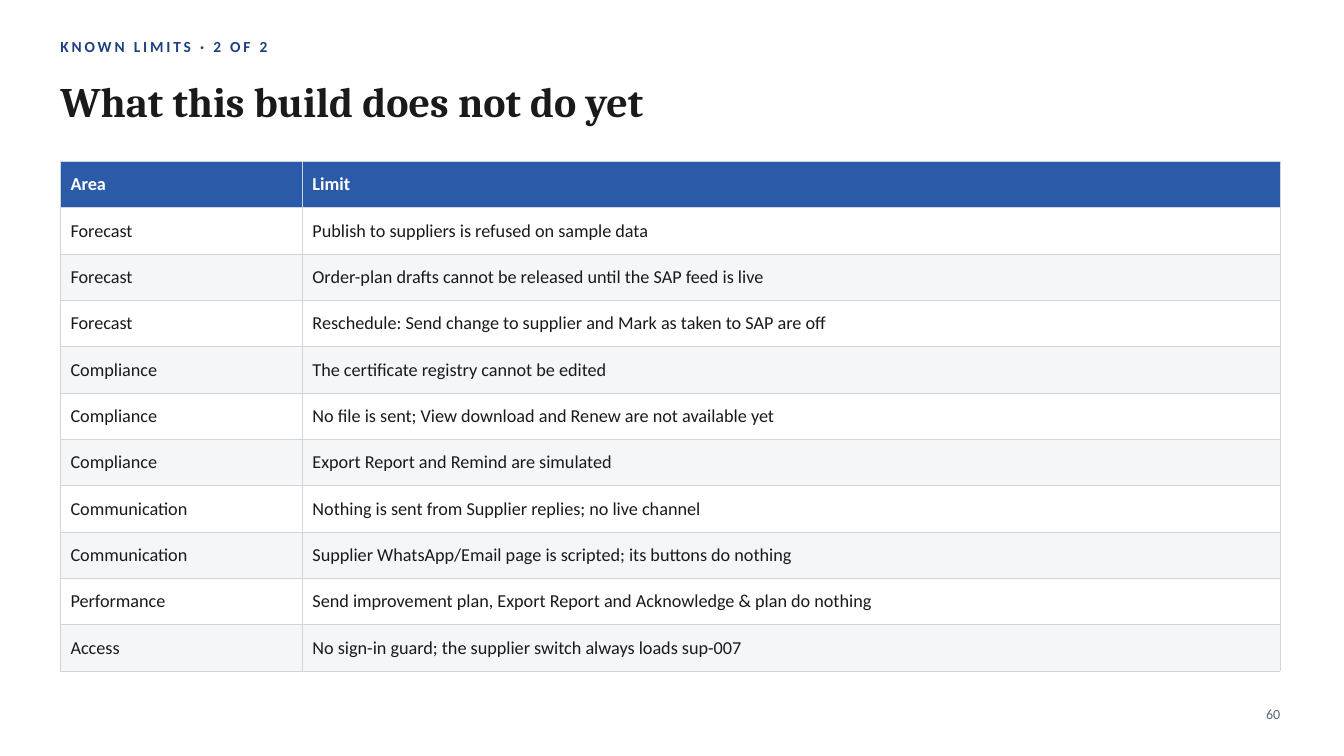
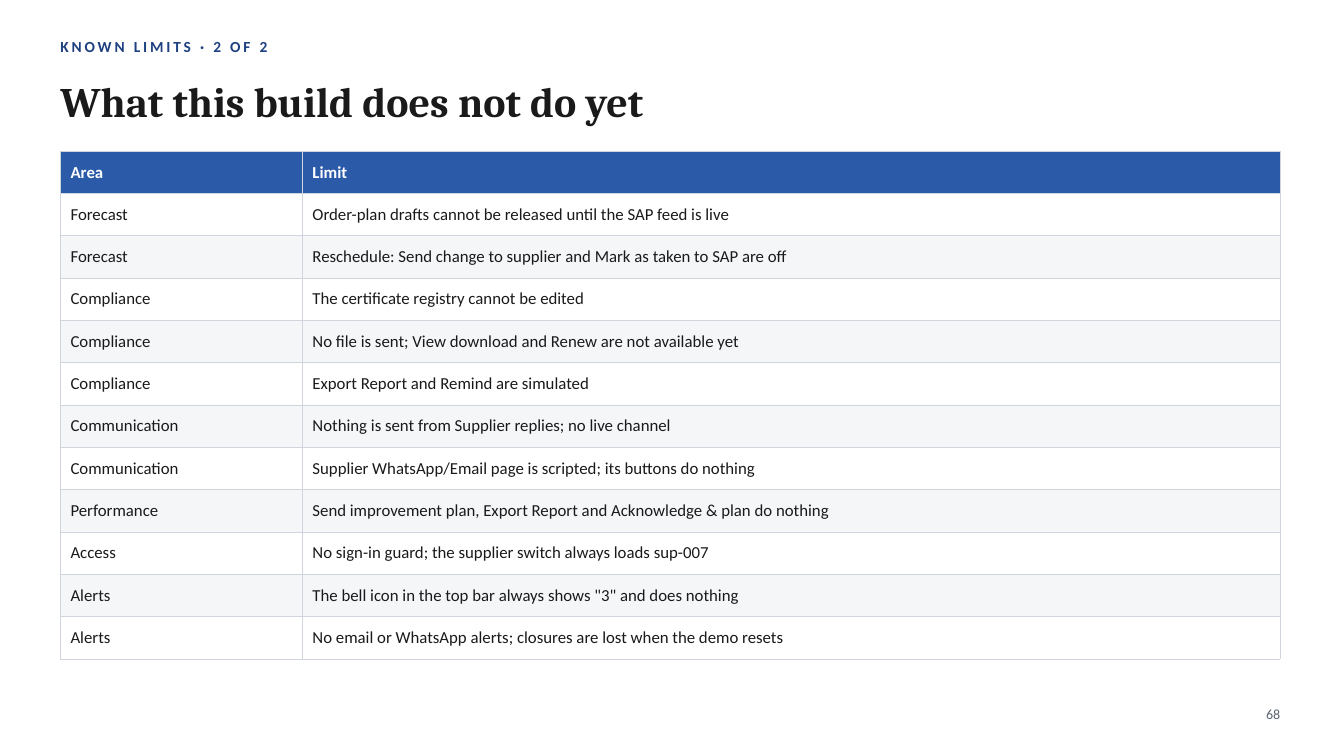
Before and after one commit to javal999/paragon-supplier-portal, a slide deck: slide 68 of docs/supplier-hub/user-guide/Paragon-Supplier-Portal-User-Guide.pptx (slide 60 before the commit). Drawn at 1344x756 pixels with LibreOffice and Linux fonts; fonts in the diff are those of the drawing; background and template pictures are left out. Boxes give left, top, right and bottom in pixels: in the first picture for what was removed or moved away, otherwise in the second. Text is boxed around its words. In the diff, an @@ line names an element or a change of style, - is before the commit and + after.

```diff
--- a/docs/supplier-hub/user-guide/Paragon-Supplier-Portal-User-Guide.pptx
+++ b/docs/supplier-hub/user-guide/Paragon-Supplier-Portal-User-Guide.pptx
@@ table at (x1=60, y1=151, x2=1280, y2=650) @@
-row 2: Forecast | Publish to suppliers is refused on sample data
+row 11: Alerts | The bell icon in the top bar always shows "3" and does nothing
+row 12: Alerts | No email or WhatsApp alerts; closures are lost when the demo resets
@@ table moved from (x1=60, y1=161, x2=1280, y2=661) to (x1=60, y1=151, x2=1280, y2=650) @@
@@ page number at (x1=1266, y1=709, x2=1280, y2=719): text changed @@
-60
+68
```
Also in this commit, not shown: 10 other slides changed, 8 slides added, 4 other files.
